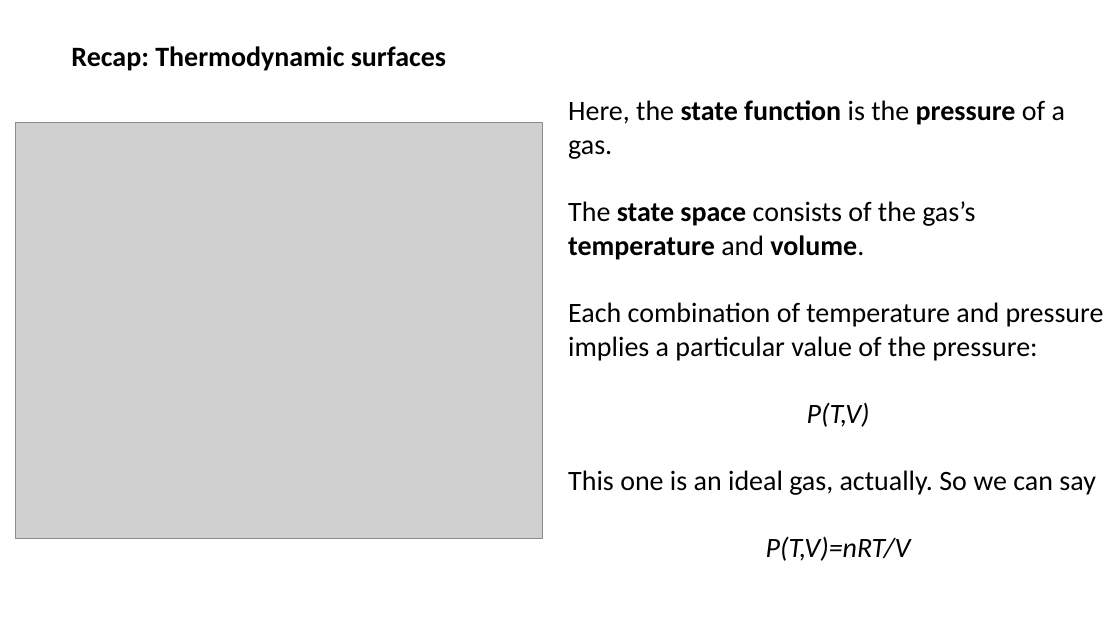
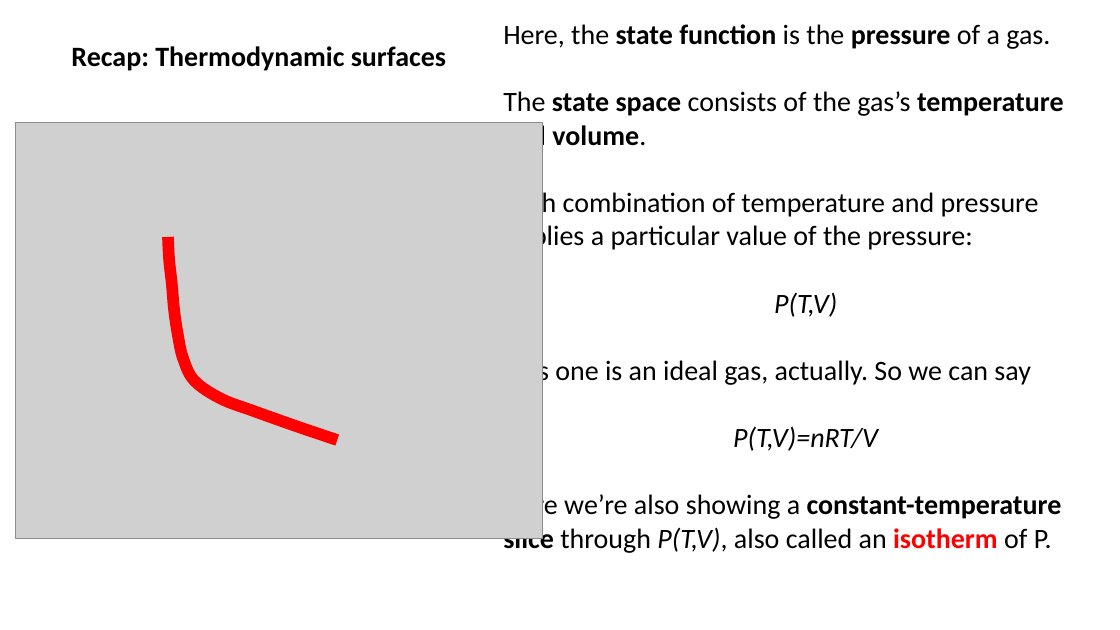
Before and after one commit to sneshyba/pypchem, a slide deck: slide 4 of Thermo 2022 (Neshyba)/Lectures/Week 1 - Gas laws/Week 1.2 Recap and moving forward.pptx. Drawn at 1120x630 pixels with LibreOffice and Linux fonts; fonts in the diff are those of the drawing; grey boxes stand for pictures. Boxes give left, top, right and bottom in pixels: in the first picture for what was removed or moved away, otherwise in the second. Text is boxed around its words. In the diff, an @@ line names an element or a change of style, - is before the commit and + after.

```diff
--- a/Thermo 2022 (Neshyba)/Lectures/Week 1 - Gas laws/Week 1.2 Recap and moving forward.pptx
+++ b/Thermo 2022 (Neshyba)/Lectures/Week 1 - Gas laws/Week 1.2 Recap and moving forward.pptx
@@ text "Here, the state function is ...": place and size @@
-text "Here, the state function is ..." at <box>568,100,1104,561</box>
+text "Here, the state function is ..." at <box>503,24,1064,555</box>
@@ freeform shape added at <box>168,237,337,440</box>, outline #FF0000 10 pt @@
@@ text at <box>503,491,1062,555</box>: paragraph added @@
+Here we’re also showing a constant-temperature slice through P(T,V), also called an isotherm of P.
```
Also in this commit, not shown: 3 other slides changed, 7 slides added, 17 other files.
